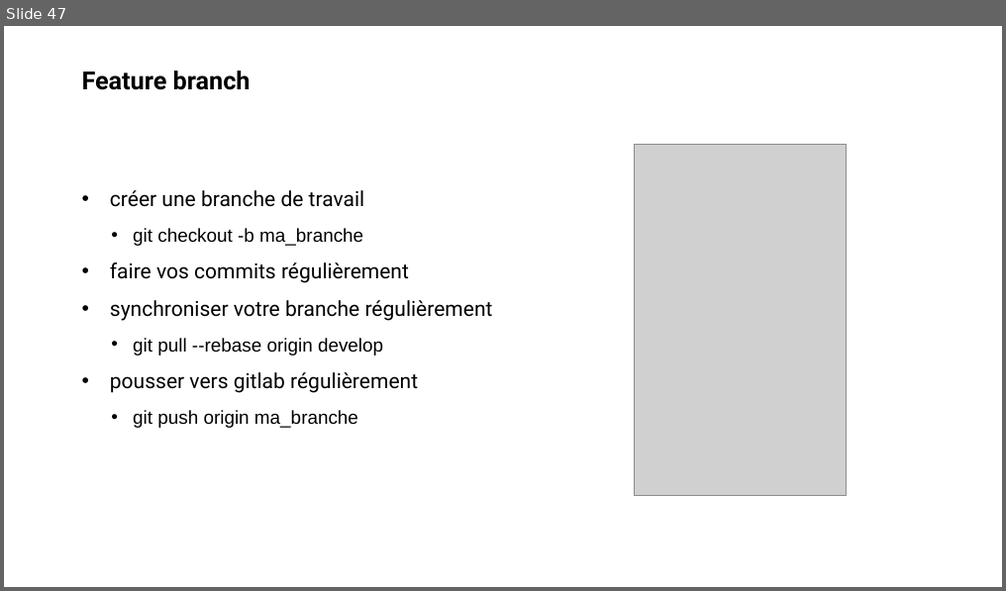
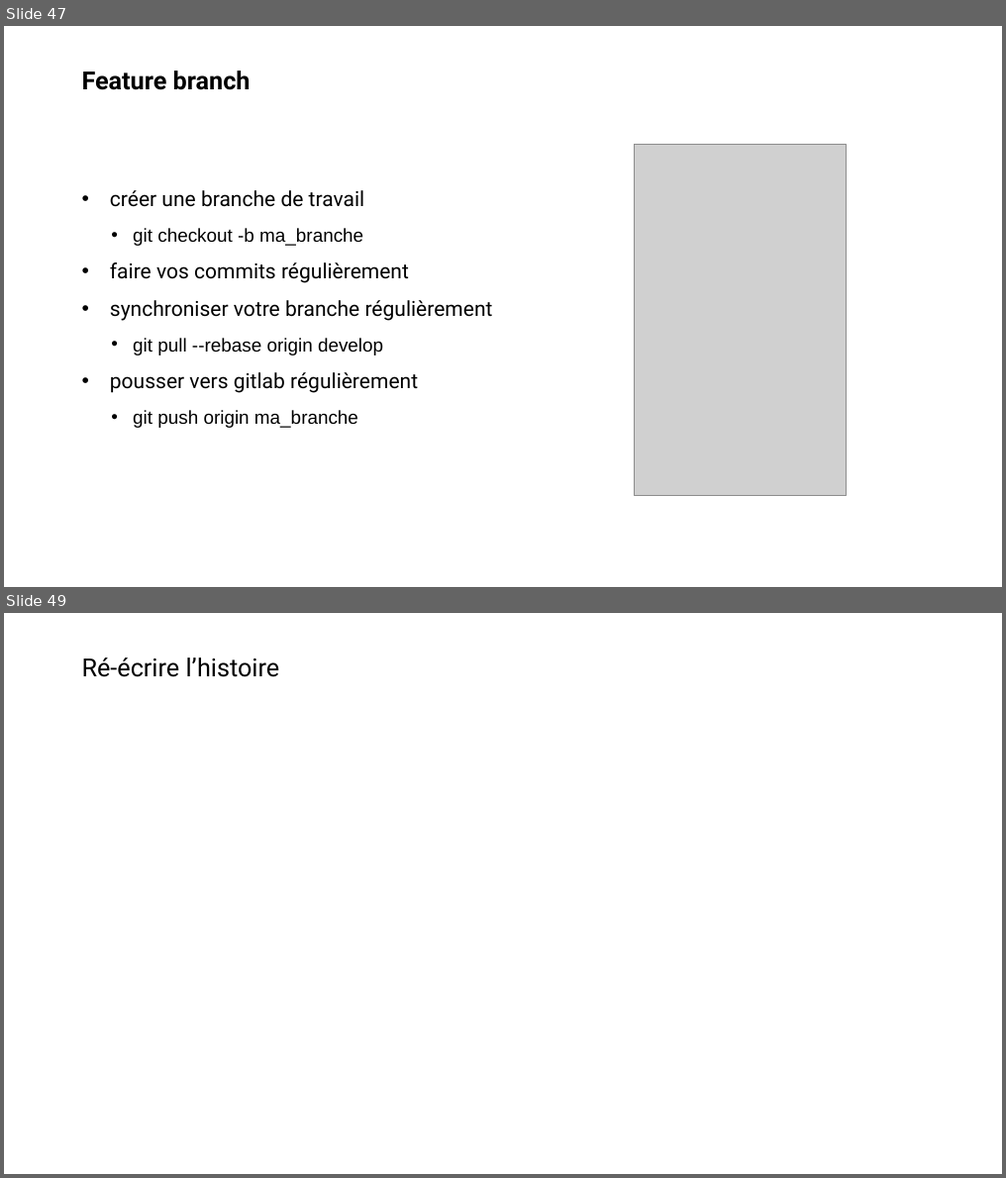
Before and after one commit to Xaviou1003/formation-git, a slide deck: Formation Git - basique.pptx. Shown one above the other, each under a label of ours: slide 47 before the commit, slides 47 and 49 after it; the slides between them are not shown. The pictures are 1006x591 and 1006x1178 pixels, drawn with LibreOffice and Linux fonts; fonts in the diff are those of the drawing; grey boxes stand for pictures; background and template pictures are left out. Boxes give left, top, right and bottom in pixels: in the first picture for what was removed or moved away, otherwise in the second. Text is boxed around its words. In the diff, an @@ line names an element or a change of style, - is before the commit and + after.

```diff
--- a/Formation Git - basique.pptx
+++ b/Formation Git - basique.pptx
@@ slide 49 added at (4, 613, 1002, 1174), background picture (left out) @@
@@ title added at (82, 658, 280, 677), 24 pt, text #000000 @@
+Ré-écrire l’histoire
```
Also in this commit, not shown: 1 slide changed, 5 other slides added.
